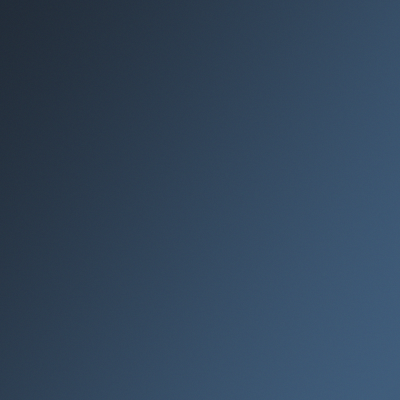
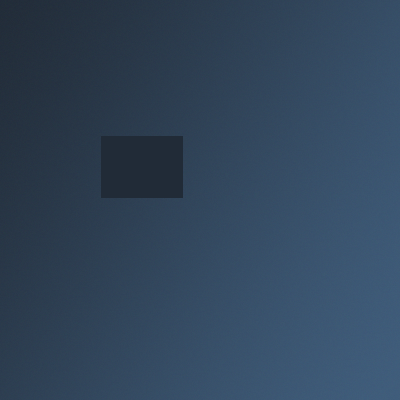
Two versions of the same layered image (400 × 400). Layer-by-layer changes:
added layer "Rectangle 1" above "Background" over <box>101,136,183,198</box>
added layer "Background" over <box>101,136,183,198</box>
